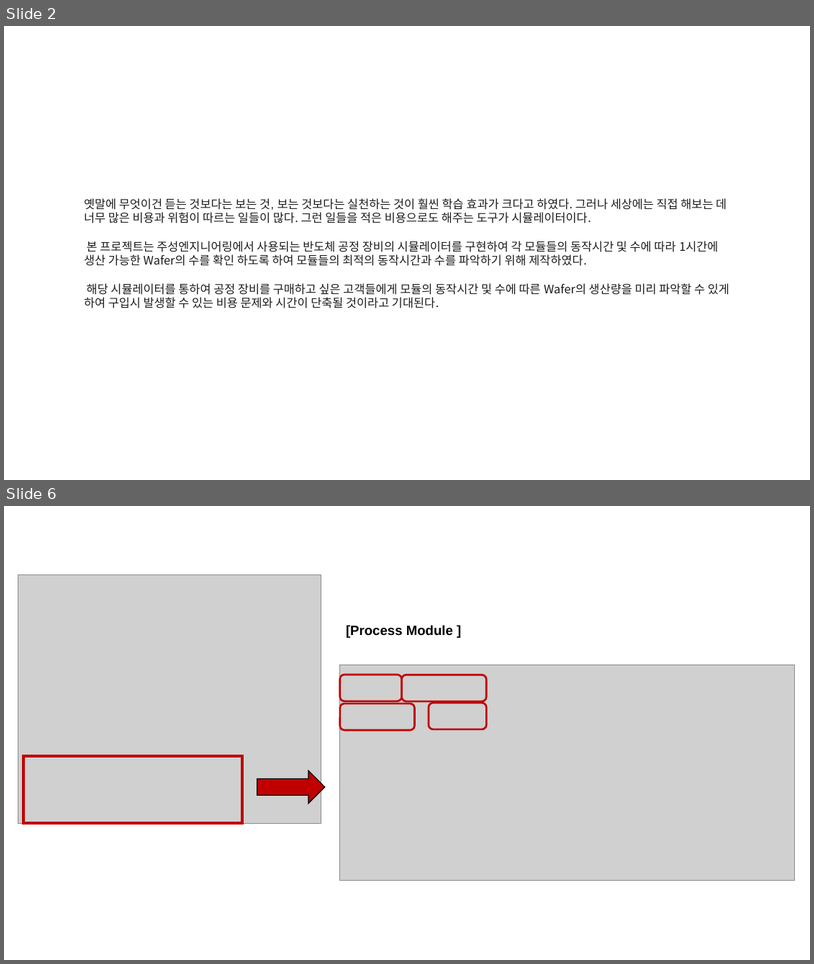
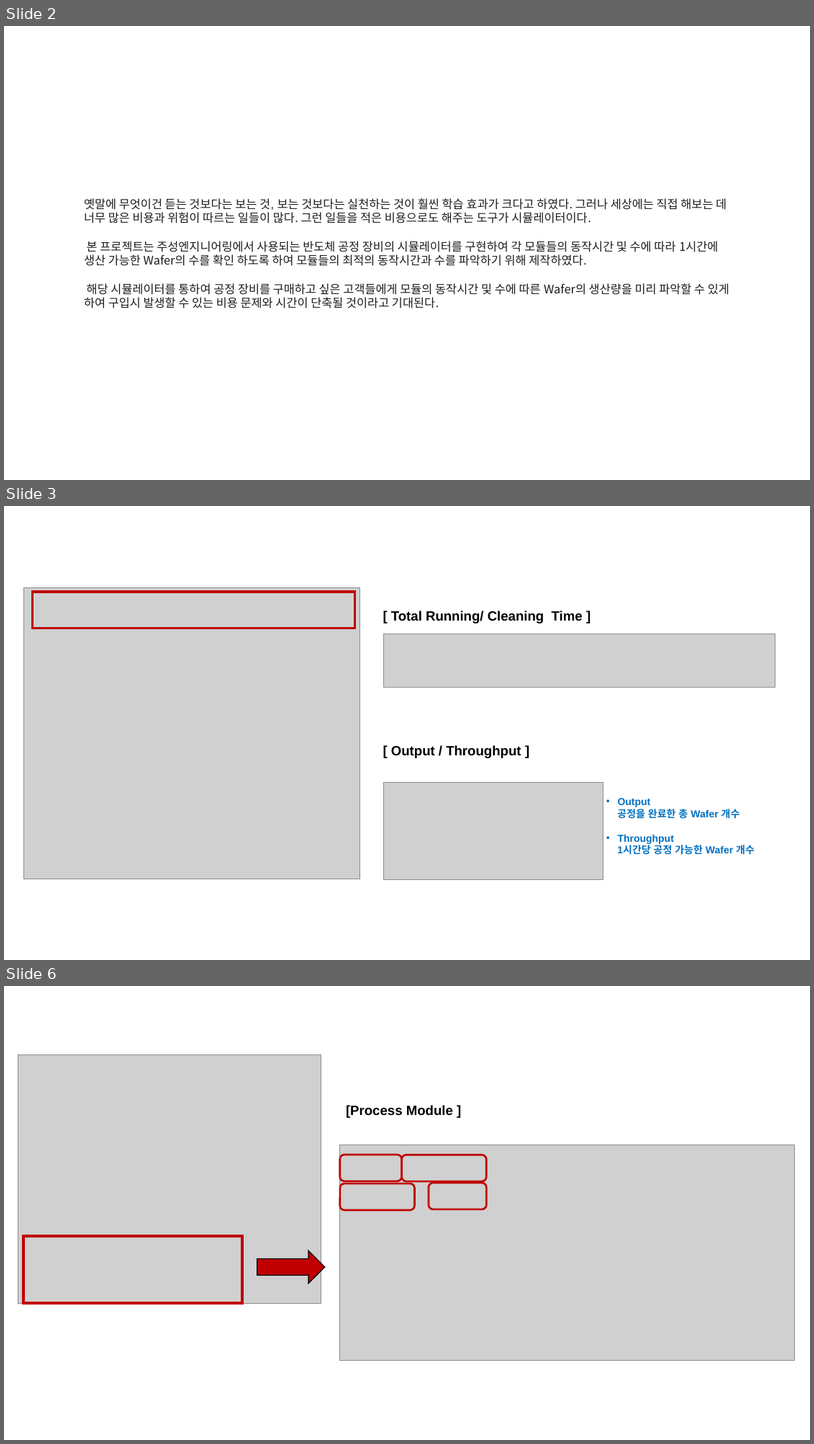
Before and after one commit to SaintSeong/JusungProject, a slide deck: A조 발표/A조 폼보드.pptx. Shown one above the other, each under a label of ours: slides 2 and 6 before the commit, slides 2, 3 and 6 after it; the slides between them are not shown. The pictures are 814x964 and 814x1444 pixels, drawn with LibreOffice and Linux fonts; fonts in the diff are those of the drawing; grey boxes stand for pictures. Boxes give left, top, right and bottom in pixels: in the first picture for what was removed or moved away, otherwise in the second. Text is boxed around its words. In the diff, an @@ line names an element or a change of style, - is before the commit and + after.

```diff
--- a/A조 발표/A조 폼보드.pptx
+++ b/A조 발표/A조 폼보드.pptx
@@ slide 3 added at <box>4,506,810,960</box>, background #FFFFFF @@
@@ picture added at <box>24,587,360,879</box> @@
@@ rectangle added at <box>32,592,355,628</box>, outline #C00000 3 pt @@
@@ text added at <box>391,610,583,623</box>, 16 pt, text #000000, bold @@
+[ Total Running/ Cleaning Time ]
@@ picture added at <box>384,633,776,687</box> @@
@@ text added at <box>391,745,521,758</box>, 16 pt, text #000000, bold @@
+[ Output / Throughput ]
@@ picture added at <box>384,782,604,879</box> @@
@@ text added at <box>617,798,755,854</box>, 12 pt, text #0070C0, bold @@
+• Output
+공정을 완료한 총 Wafer 개수
+• Throughput
+1시간당 공정 가능한 Wafer 개수
```
Also in this commit, not shown: 3 slides changed, 1 slide removed, 2 other files.
